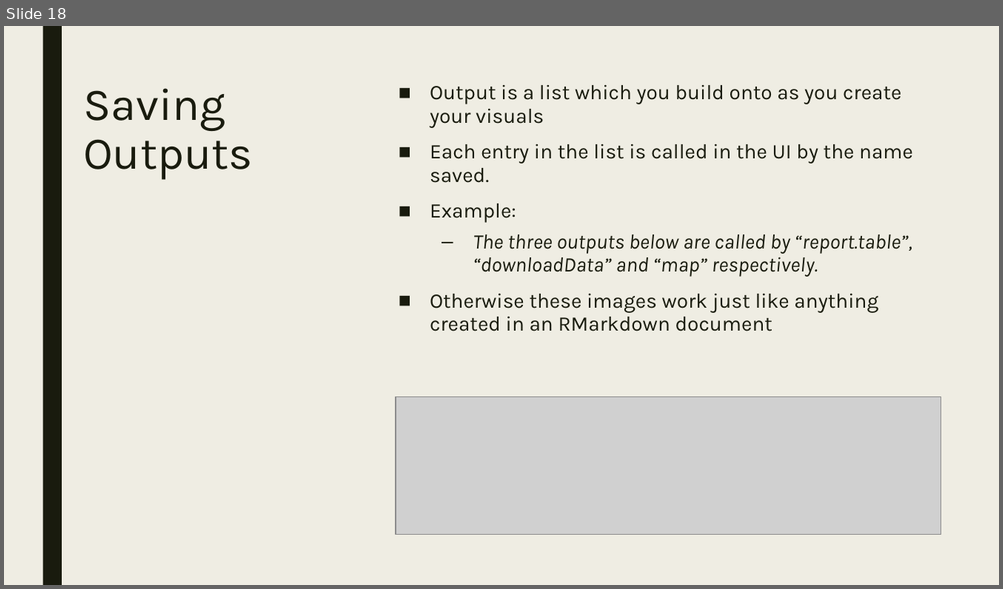
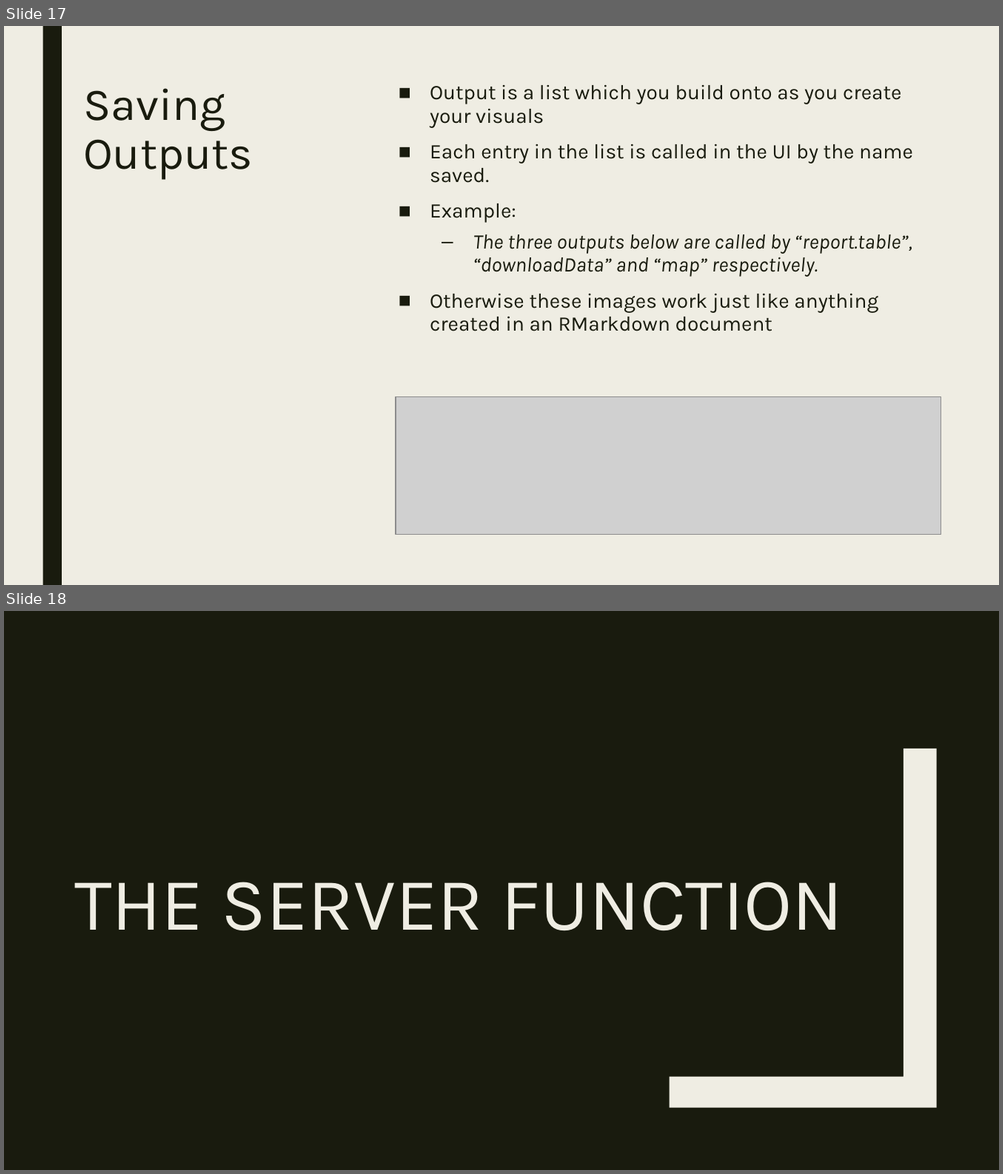
Before and after one commit to RforOperations2018/Class_1, a slide deck: Class 2.pptx. Shown one above the other, each under a label of ours: slide 18 before the commit, slides 17 and 18 after it. The pictures are 1003x589 and 1003x1174 pixels, drawn with LibreOffice and Linux fonts; fonts in the diff are those of the drawing; grey boxes stand for pictures. Boxes give left, top, right and bottom in pixels: in the first picture for what was removed or moved away, otherwise in the second. Text is boxed around its words. In the diff, an @@ line names an element or a change of style, - is before the commit and + after.

```diff
--- a/Class 2.pptx
+++ b/Class 2.pptx
@@ slide 18 added at (4, 611, 999, 1170), background #191B0E @@
@@ freeform shape added at (669, 749, 936, 1108), fill #EFEDE3 @@
@@ title added at (74, 882, 842, 931), 72 pt, text #EFEDE3 @@
+THE SERVER FUNCTION
@@ what was slide 18 is now slide 17 @@
```
Also in this commit, not shown: 3 slides changed, 7 other slides added, 6 slides removed, 1 other file.
